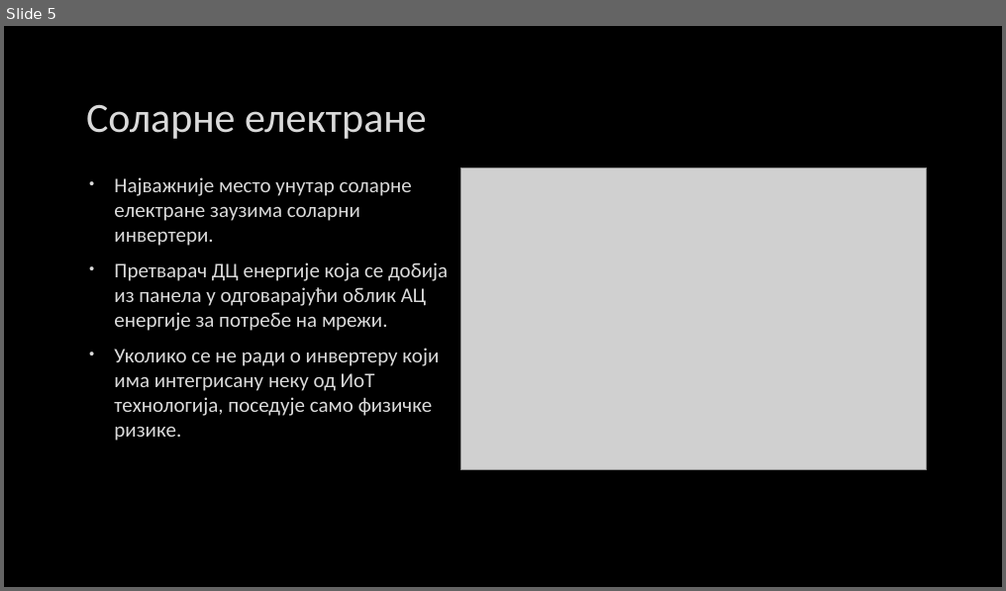
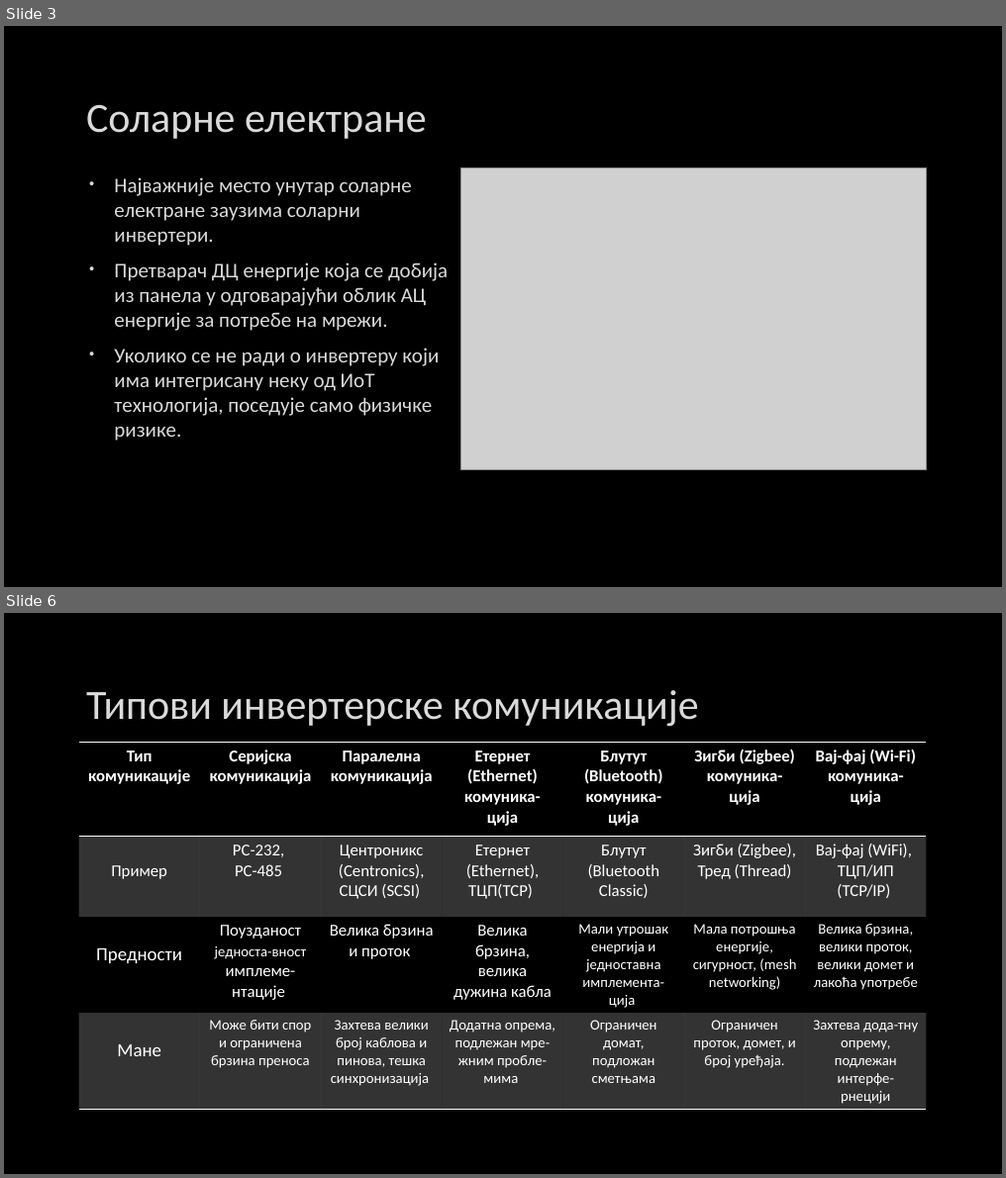
Before and after one commit to Vukasin211/Diplomski-rad, a slide deck: Сајбер безбедност соларних инвертера.pptx. Shown one above the other, each under a label of ours: slide 5 before the commit, slides 3 and 6 after it; the slides between them are not shown. The pictures are 1006x591 and 1006x1178 pixels, drawn with LibreOffice and Linux fonts; fonts in the diff are those of the drawing; grey boxes stand for pictures; background and template pictures are left out. Boxes give left, top, right and bottom in pixels: in the first picture for what was removed or moved away, otherwise in the second. Text is boxed around its words. In the diff, an @@ line names an element or a change of style, - is before the commit and + after.

```diff
--- a/Сајбер безбедност соларних инвертера.pptx
+++ b/Сајбер безбедност соларних инвертера.pptx
@@ slide 6 added at (4,613,1002,1174), background picture (left out) @@
@@ title added at (86,690,698,726), 40 pt, text #DADADA @@
+Типови инвертерске комуникације
@@ table added at (79,743,928,1131), 4 rows, 7 columns @@
+Тип комуникације | Серијска комуникација | Паралелна комуникација | Етернет (Ethernet) комуника-ција | Блутут (Bluetooth) комуника-ција | Зигби (Zigbee) комуника-ција | Вај-фај (Wi-Fi) комуника-ција
+Пример | РС-232, / РС-485 | Центроникс (Centronics), СЦСИ (SCSI) | Етернет (Ethernet), ТЦП(TCP) | Блутут (Bluetooth Classic) | Зигби (Zigbee), Тред (Thread) | Вај-фај (WiFi), / ТЦП/ИП (TCP/IP)
+Предности | Поузданост једноста-вност имплеме-нтације | Велика брзина и проток | Велика брзина, велика дужина кабла | Мали утрошак енергија и једноставна имплемента-ција | Мала потрошња енергије, сигурност, (mesh networking) | Велика брзина, велики проток, велики домет и лакоћа употребе
+Мане | Може бити спор и ограничена брзина преноса | Захтева велики број каблова и пинова, тешка синхронизација | Додатна опрема, подлежан мре-жним пробле-мима | Ограничен домат, подложан сметњама | Ограничен проток, домет, и број уређаја. | Захтева дода-тну опрему, подлежан интерфе-рнецији
@@ what was slide 5 is now slide 3 @@
```
Also in this commit, not shown: 4 slides changed, 20 other slides added, 10 slides removed, 20 other files.
